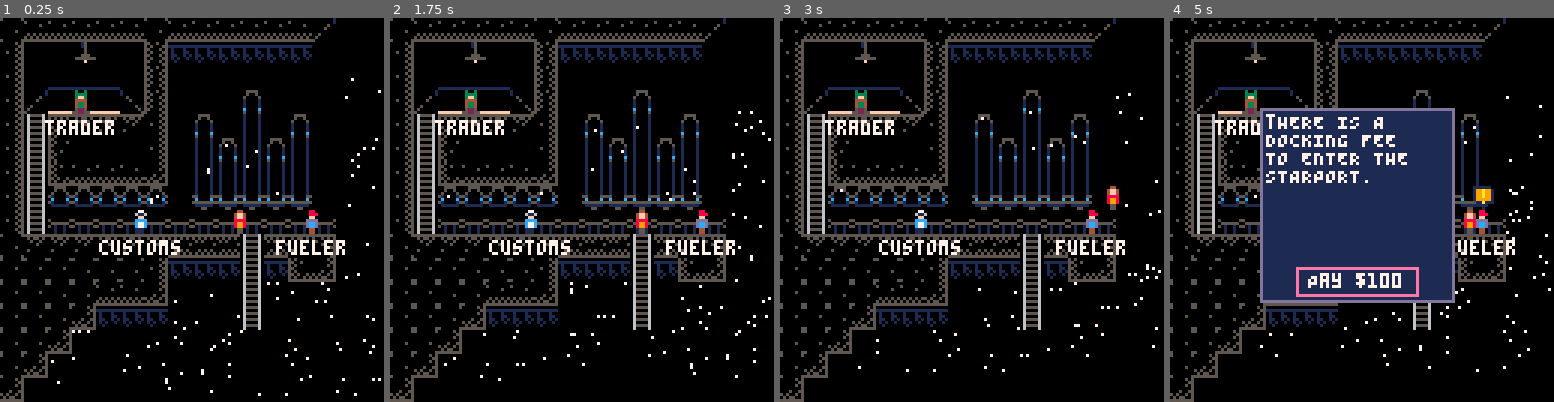
Above: before the commit, frames 1-4 (left to right).
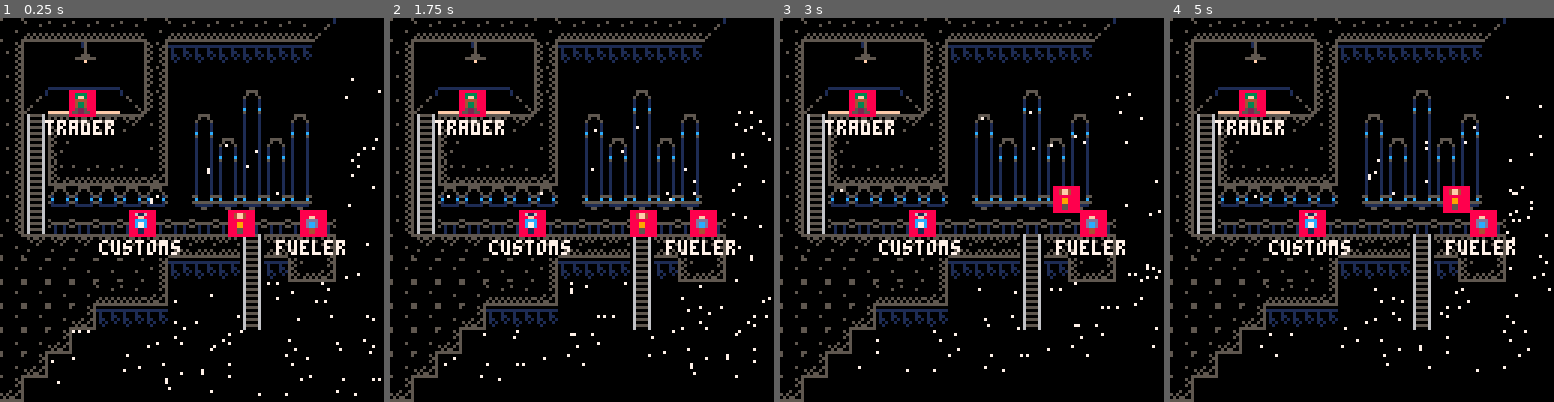
Above: after the commit, the same moments.

Repository: Sewerbird/ByJove
Game: PICO-8 cartridge byjove.p8
Two runs of this game, one before a commit and one after it. Both use one fixed random seed, a clock stepped at 60 frames per second and the inputs below.
Inputs:
- Up to frame 1 (0.25 s): no input
- Up to frame 2 (1.75 s): tap X (X key) at 0.33, 1.07 s; tap O (Z key) at 0.7, 1.7 s; hold Right from 1.6 s (still down)
- Up to frame 3 (3 s): tap X (X key) at 1.85, 2.97 s; release Right at 2.1 s; tap O (Z key) at 2.1, 2.5, 2.9 s; hold Up 2.15-2.42 s; hold Right from 2.47 s (still down)
- Up to frame 4 (5 s): release Right at 3.03 s; hold Left 3.08-3.58 s; tap O (Z key) every 0.4 s from 3.3 to 4.9 s; hold Down 3.63-3.97 s; hold Right 4.02-4.68 s; tap X (X key) at 4.08 s; hold Up from 4.73 s (still down)

The runs differ from the first frame. In frame 1, 1.4% of the frame differs, in the area x 17-86%, y 18-58%; in frame 2, 1.4%; in frame 3, 1.7%; in frame 4, 25%, in the area x 17-86%, y 18-75%.

Commit message:
Ludum Dare 46: 4 hours

Diff:
--- a/constants.lua
+++ b/constants.lua
@@ -1,5 +1,11 @@
 --Game State
-gs = {}
+gs = {
+  player = {sprite=2,w=8,h=8},
+  customs = {sprite=7,text='customs',w=8,h=8},
+  trader = {sprite=8,text='trader',w=8,h=8},
+  fueler = {sprite=10,text='fueler',w=8,h=8},
+  a_prompt = {sprite=9,w=8,h=8},
+}
 ticker = 0
 win_amount = 100 --k$
 lose_amount = 0
--- a/lib.lua
+++ b/lib.lua
@@ -6,6 +6,11 @@
   local dx = a.x-b.x
   local dy = a.y-b.y
   return sqrt(dx*dx + dy*dy)
+end
+
+function rects_intersect(a,b)
+  --Note: Both a and b must have x,y,w,h
+  return not (a.x+a.w<b.x or b.x+b.w<a.x or a.y+a.h<b.y or b.y+b.h<a.y)
 end
 
 function scene()
@@ -66,16 +71,17 @@
   for k,v in pairs({
     tag=tag, ref='',
     x=0,y=0,w=0,h=0,a_x=0,a_y=0, --box
-    c_f=-1,c_b=-1,c_fa=nil,c_ba=14, --colors
+    c_f=8,c_b=8,c_fa=nil,c_ba=14, --colors
     sprite=-1,as_x=0,as_y=0,at_x=0,at_y=0,s_w=1,s_h=1,s_f=false, --sprite
     text='',t_center=false,c_t=7, --text
     active=false,selectable=false,
     down=nil,up=nil,left=nil,right=nil,
     update=function(me)
       if(gs[me.ref]) then
-        me.sprite = gs[me.ref].sprite
-        me.x = gs[me.ref].x
-        me.y = gs[me.ref].y
+        me.text = gs[me.ref].text or me.text
+        me.sprite = gs[me.ref].sprite or me.sprite
+        me.x = gs[me.ref].x or me.x
+        me.y = gs[me.ref].y or me.y
       end
     end,
     execute=function(me)printh("Executing tag "..me.tag)end
--- a/ui.lua
+++ b/ui.lua
@@ -1,43 +1,55 @@
-function starport_scene()
-  local slf = scene()
+function talk_interface()
+  -- A talk dialog
+  local slf = interface()
+  slf._current_splat='pay_customs'
+  slf._splats = {
+    ['text_area']=splat('text_area',{text="tHERE IS A \nDOCKING FEE\nTO ENTER THE\nSTARPORT.",at_x=2,at_y=2,x=30,y=30,w=64,h=64,c_f=1,c_b=13}),
+    ['pay_customs']= splat('pay_customs',{x=62,y=30+64-11,a_x=20,w=40,h=9,c_f=1,c_b=13,text="Pay $100",t_center=true,active=true}),
+  }
   slf.draw = function(me)
-    srand(0)
-    ticker+=1
-    for i=0,300 do
-      circ(mod(ticker+rnd()*127,127),sin(ticker/500)*10+rnd()*127,0,7)
+    me._splats.text_area:draw()
+    me._splats.pay_customs:draw()
+  end
+  slf.update = function(me)
+    local dir = nil
+    if btnp(0) then dir = 'left' end
+    if btnp(1) then dir = 'right' end
+    if btnp(2) then dir = 'up' end
+    if btnp(3) then dir = 'down' end
+    local current_splat = me:current_splat()
+    if dir and current_splat and current_splat[dir] then
+      me:current_splat().active = false
+      me._current_splat = current_splat[dir]
+      me:current_splat().active = true
     end
-    palt(0,false)
-    palt(14,true)
-    map(0,0,0,0,20,20)
-    palt()
-    for k in all(me._interfaces) do
-      me[k]:draw()
+    if btnp(5) then
+      --TODO remove cash
+      gs[gs.cs]:pop_interface()
     end
   end
-  -- Player wandering a map, able to bump into walls and interact with Things
-  gs['player'] = {x=76,y=64,sprite=2}
-  gs['customs'] = {x=43,y=64,sprite=7}
-  gs['trader'] = {x=23,y=24,sprite=8}
-  gs['fueler'] = {x=100,y=64,sprite=10}
-  gs['a_prompt'] = {x=100,y=100,sprite=9}
-  slf.wandering = interface()
-  slf.wandering._current_splat='player'
-  slf.wandering.actors = {'player','customs','trader','fueler'}
-  slf.wandering._splats = {
+  return slf
+end
+
+function wandering_interface()
+  local slf = interface()
+  slf._current_splat='player'
+  --TODO the list of actors really needs to come from somewhere else...
+  slf.actors = {'player','customs','trader','fueler'}
+  slf._splats = {
     ['player']= splat('player',{ref='player',w=8,h=8}),
     ['customs']= splat('customs',{ref='customs',text='customs',t_center=true,at_y=8,w=8,h=8}),
     ['trader']= splat('trader',{ref='trader',text='trader',t_center=true,at_y=8,w=8,h=8}),
     ['fueler']= splat('fueler',{ref='fueler',text='fueler',t_center=true,at_y=8,w=8,h=8}),
     ['a_prompt']= splat('a_prompt',{ref='a_prompt',t_center=true,a_y=8,w=8,h=8})
   }
-  slf.wandering.draw = function(me)
+  slf.draw = function(me)
     me._splats.player:draw()
     me._splats.customs:draw()
     me._splats.trader:draw()
     me._splats.fueler:draw()
     me._splats.a_prompt:draw()
   end
-  slf.wandering.update = function(me)
+  slf.update = function(me)
     --Handle Motion
     local x = gs['player'].x
     local y = gs['player'].y
@@ -47,8 +59,23 @@
     if btn(1) then dx += 1 end
     if btn(2) then dy -= 1 end
     if btn(3) then dy += 1 end
-    --Check collision
+    --Check collision with actors
+    local bumped = false
+    local player = {
+      x = gs['player'].x + dx,
+      y = gs['player'].y + dy,
+      w = gs['player'].w,
+      h = gs['player'].h,
+    }
+    for actor in all(me.actors) do
+      local obj = gs[actor]
+      if actor ~= 'player' and rects_intersect(obj,player) then
+        bumped = true
+      end
+    end
+    --Check collision with map
     if
+      not bumped and
       not fget(mget((x+dx+7)/8, y/8),0) and
       not fget(mget((x+dx)/8, y/8),0) and
       not fget(mget((x+dx+7)/8, (y+7)/8),0) and
@@ -67,7 +94,7 @@
     local target_npc = nil
     for k in all(me.actors) do
       if k != 'player' then
-        if dsto(gs[me._splats[k].ref], gs['player']) < 8 then
+        if dsto(gs[me._splats[k].ref], gs['player']) < 12 then
           target_npc = k
         end
       end
@@ -82,41 +109,48 @@
     end
     --Handle pressing 'A' to activate an NPC
     if me.target_npc and btnp(5) then
-      slf:push_interface('talking')
+      gs[gs.cs]:push_interface('talking')
     end
     --Update sub elements
     for _,splat in pairs(me._splats) do
       splat:update()
     end
   end
-  -- A talk dialog
-  slf.talking = interface()
-  slf.talking._current_splat='pay_customs'
-  slf.talking._splats = {
-    ['text_area']=splat('text_area',{text="tHERE IS A \nDOCKING FEE\nTO ENTER THE\nSTARPORT.",at_x=2,at_y=2,x=30,y=30,w=64,h=64,c_f=1,c_b=13}),
-    ['pay_customs']= splat('pay_customs',{x=62,y=30+64-11,a_x=20,w=40,h=9,c_f=1,c_b=13,text="Pay $100",t_center=true,active=true}),
-  }
-  slf.talking.draw = function(me)
-    me._splats.text_area:draw()
-    me._splats.pay_customs:draw()
-  end
-  slf.talking.update = function(me)
-    local dir = nil
-    if btnp(0) then dir = 'left' end
-    if btnp(1) then dir = 'right' end
-    if btnp(2) then dir = 'up' end
-    if btnp(3) then dir = 'down' end
-    local current_splat = me:current_splat()
-    if dir and current_splat and current_splat[dir] then
-      me:current_splat().active = false
-      me._current_splat = current_splat[dir]
-      me:current_splat().active = true
+  return slf
+end
+
+function starport_scene()
+  --TODO this is gamestate stuff, shouldn't end up living here
+  gs['player'].x = 76
+  gs['player'].y = 64
+  gs['customs'].x = 43
+  gs['customs'].y = 64
+  gs['trader'].x = 23
+  gs['trader'].y = 24
+  gs['fueler'].x = 100
+  gs['fueler'].y = 64
+  gs['a_prompt'] = {x=100,y=100,sprite=9}
+  local mx0,my0,mx1,my1 = 0,0,20,20
+
+  --Actual Starport Scene code
+  local slf = scene()
+  slf.draw = function(me)
+    srand(0)
+    ticker+=1
+    for i=0,300 do
+      circ(mod(ticker+rnd()*127,127),sin(ticker/500)*10+rnd()*127,0,7)
     end
-    if btnp(5) then
-      --TODO remove cash
-      slf:pop_interface()
+    palt(0,false)
+    palt(14,true)
+    map(mx0,my0,0,0,mx1,my1)
+    palt()
+    for k in all(me._interfaces) do
+      me[k]:draw()
     end
   end
+  -- Player wandering a map, able to bump into walls and interact with Things
+  slf.wandering = wandering_interface()
+  slf.talking = talk_interface()
   slf:push_interface("wandering")
 
   return slf
